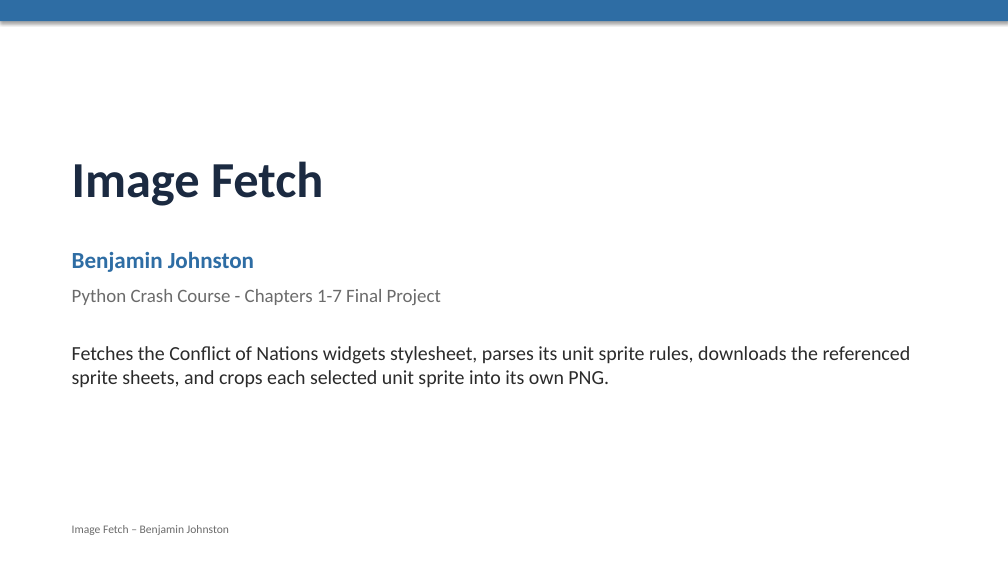
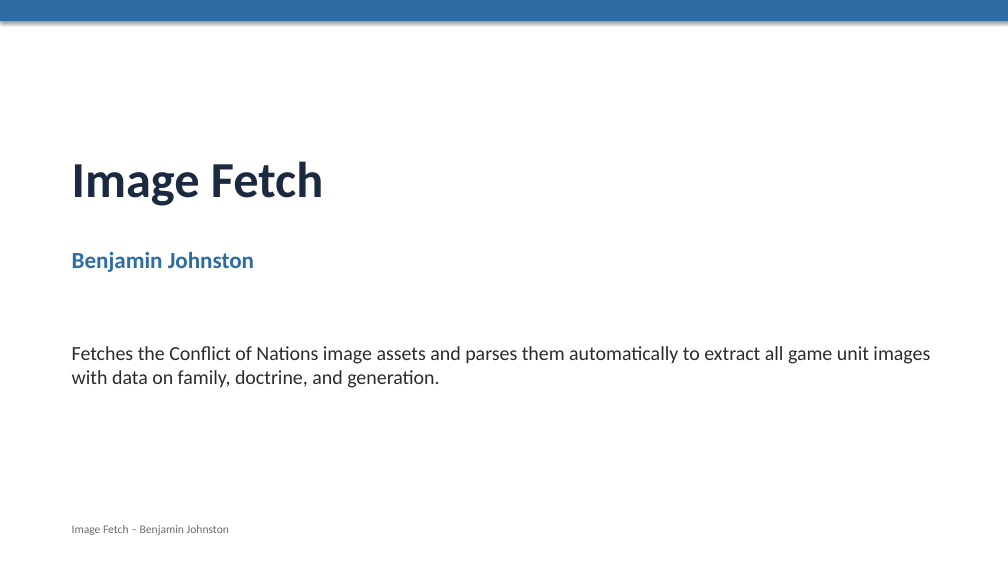
Before and after one commit to insurgent-con/image-fetch, a slide deck: slide 1 of presentation.pptx. Drawn at 1008x567 pixels with LibreOffice and Linux fonts; fonts in the diff are those of the drawing. Boxes give left, top, right and bottom in pixels: in the first picture for what was removed or moved away, otherwise in the second. Text is boxed around its words. In the diff, an @@ line names an element or a change of style, - is before the commit and + after.

```diff
--- a/presentation.pptx
+++ b/presentation.pptx
@@ text at (x1=72, y1=346, x2=930, y2=388): text changed @@
-Python Crash Course - Chapters 1-7 Final Project
-Fetches the Conflict of Nations widgets stylesheet, parses its unit sprite rules, downloads the referenced sprite sheets, and crops each selected unit sprite into its own PNG.
+Fetches the Conflict of Nations image assets and parses them automatically to extract all game unit images with data on family, doctrine, and generation.
```
Also in this commit, not shown: 3 other slides changed, 2 slides added, 2 slides removed.
